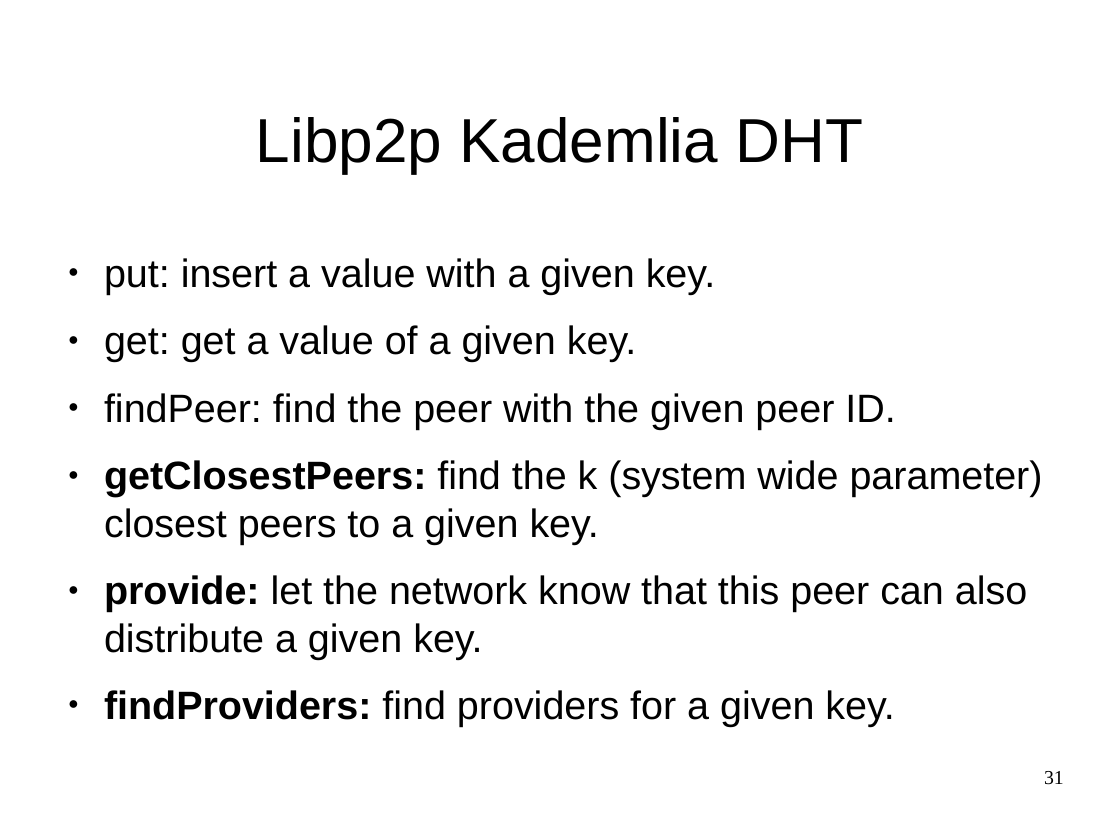
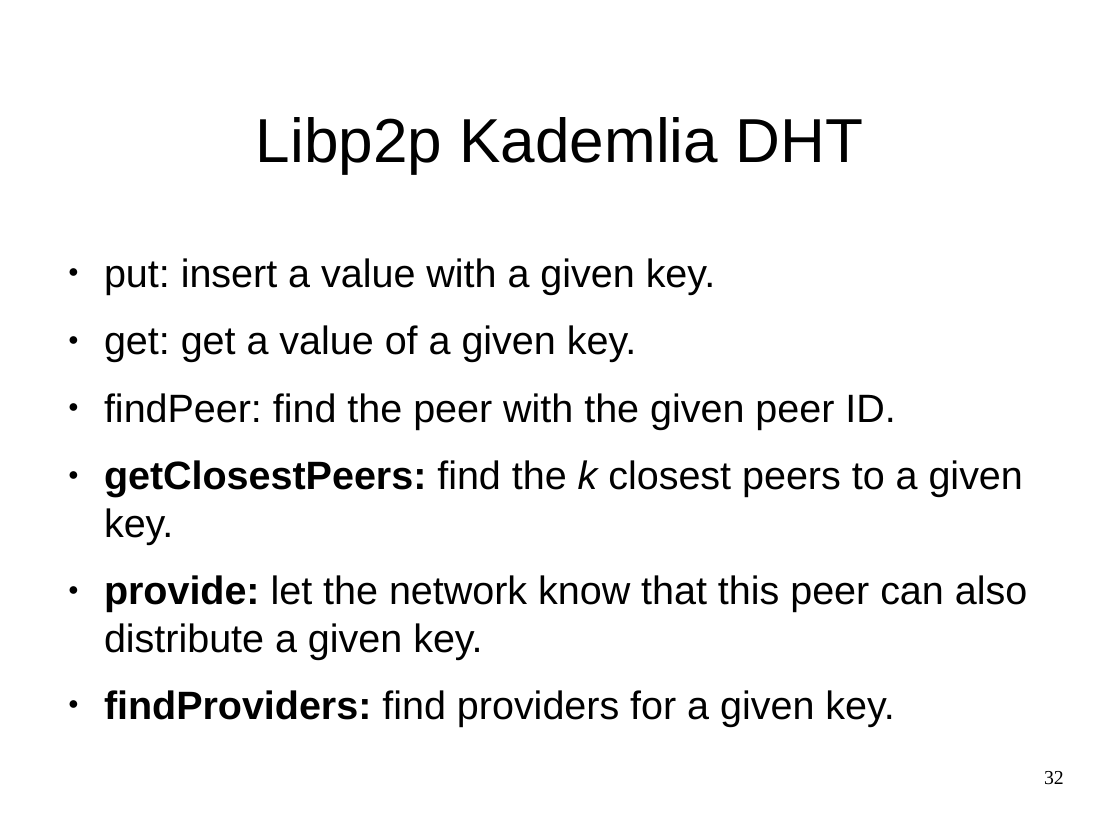
Before and after one commit to JGAntunes/pulsarcast, a slide deck: slide 32 of project-report/presentation.odp (slide 31 before the commit). Drawn at 1120x840 pixels with LibreOffice and Linux fonts; fonts in the diff are those of the drawing; background and template pictures are left out. Boxes give left, top, right and bottom in pixels: in the first picture for what was removed or moved away, otherwise in the second. Text is boxed around its words. In the diff, an @@ line names an element or a change of style, - is before the commit and + after.

```diff
--- a/project-report/presentation.odp
+++ b/project-report/presentation.odp
@@ text at <box>104,460,1023,545</box>: text changed @@
-● getClosestPeers: find the k (system wide parameter) closest peers to a given key.
+● getClosestPeers: find the k closest peers to a given key.
@@ page number at <box>1044,771,1064,785</box>: text changed @@
-31
+32
```
Also in this commit, not shown: 10 other slides changed, 3 slides added, 1 slide removed, 1 other file.
